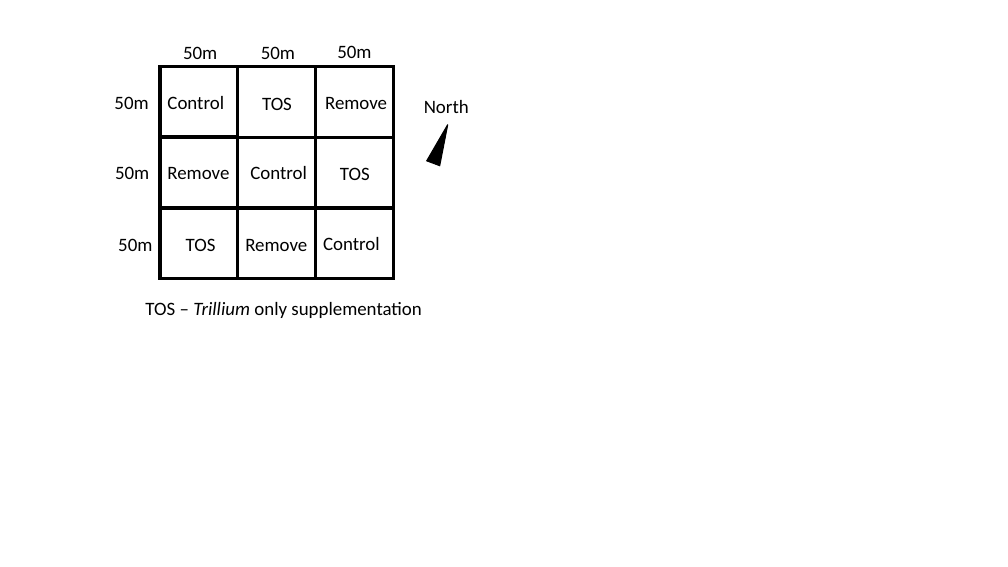
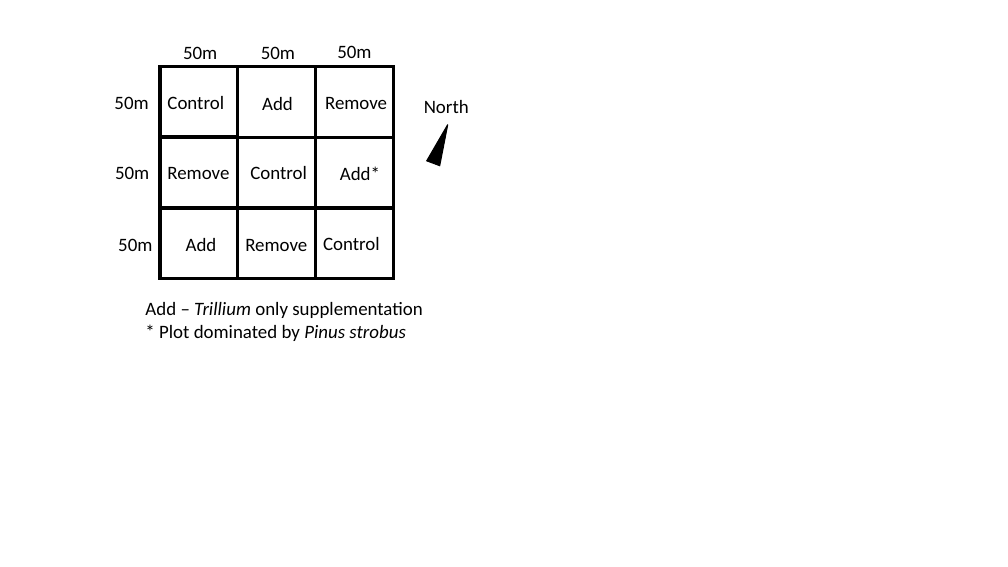
Before and after one commit to robclark19/Henry-Buck-Trail-Experiment, a slide deck: slide 1 of Figures/Fig 1 Henry Buck Design.pptx. Drawn at 1008x567 pixels with LibreOffice and Linux fonts; fonts in the diff are those of the drawing. Boxes give left, top, right and bottom in pixels: in the first picture for what was removed or moved away, otherwise in the second. Text is boxed around its words. In the diff, an @@ line names an element or a change of style, - is before the commit and + after.

```diff
--- a/Figures/Fig 1 Henry Buck Design.pptx
+++ b/Figures/Fig 1 Henry Buck Design.pptx
@@ text at [262, 97, 293, 110]: text changed @@
-TOS
+Add
@@ text at [340, 166, 380, 180]: text changed @@
-TOS
+Add*
@@ text at [186, 238, 217, 251]: text changed @@
-TOS
+Add
@@ text at [145, 302, 422, 341]: text changed @@
-TOS – Trillium only supplementation
+Add – Trillium only supplementation
+* Plot dominated by Pinus strobus
```
Also in this commit, not shown: 7 other files.
